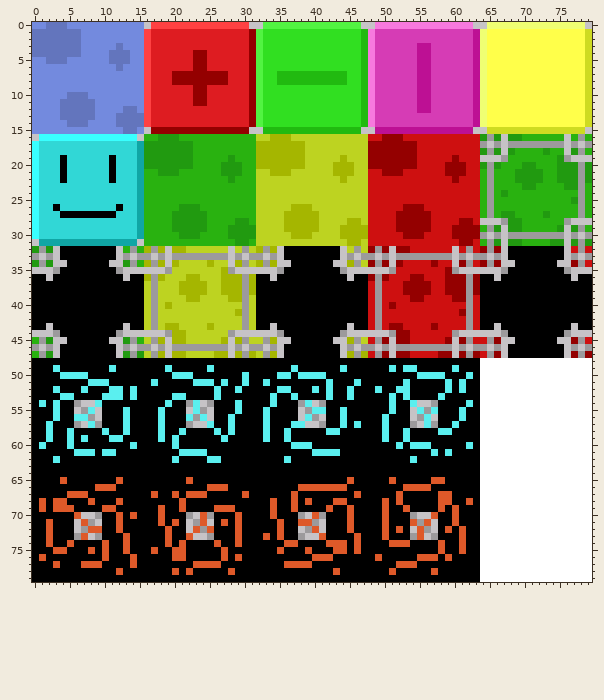
Two versions of one sprite sheet, Source/Graphics/TileSheet.png. The picture above is the old version.
The file is 80x80 pixels.
And afterwards:
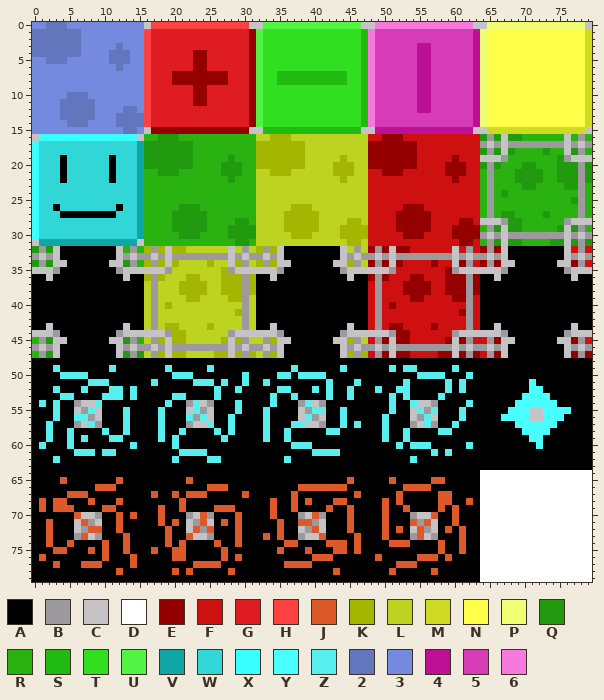
Palette (. is transparent): A #000000  B #9c9a9c  C #c6c3c6  D #ffffff  E #940000  F #ce1010  G #de1c21  H #ff4142  J #de5929  K #a5b600  L #bdd321  M #cedb21  N #ffff4a  P #efff73  Q #219a10  R #29b210  S #21ba10  T #31df21  U #52f342  V #10a6a5  W #31d7d6  X #39ffff  Y #4affff  Z #5aefef  2 #6375bd  3 #738ade  4 #bd1094  5 #d63cb5  6 #f779de
Edits made:
The edit turns colour D into colour A in rows 48 to 50 at x 64 to 79; in row 51 at x 64 to 70 and 72 to 79; in row 52 at x 64 to 70 and 73 to 79; in row 53 at x 64 to 69 and 74 to 79; in row 54 at x 64 to 68 and 75 to 79; in row 55 at x 64 to 67 and 77 to 79.
The edit turns colour D into colour A in row 56 at x 64 to 66 and 76 to 79; in row 57 at x 64 to 68 and 75 to 79; in row 58 at x 64 to 69 and 74 to 79; in row 59 at x 64 to 70 and 73 to 79; in row 60 at x 64 to 71 and 73 to 79; in rows 61 to 63 at x 64 to 79.
The edit turns colour D into colour C in rows 55 to 56 at x 71 to 72.
The edit turns colour D into colour Y in row 51 at x 71; in row 52 at x 71 to 72; in row 53 at x 70 to 73; in row 54 at x 69 to 74; in row 55 at x 68 to 70 and 73 to 76; in row 56 at x 67 to 70 and 73 to 75.
The edit turns colour D into colour Y in row 57 at x 69 to 74; in row 58 at x 70 to 73; in row 59 at x 71 to 72; in row 60 at x 72.
Where, in picture pixels (left, top, right, bottom), the same in both pictures:
changed: (480, 358, 592, 470)
